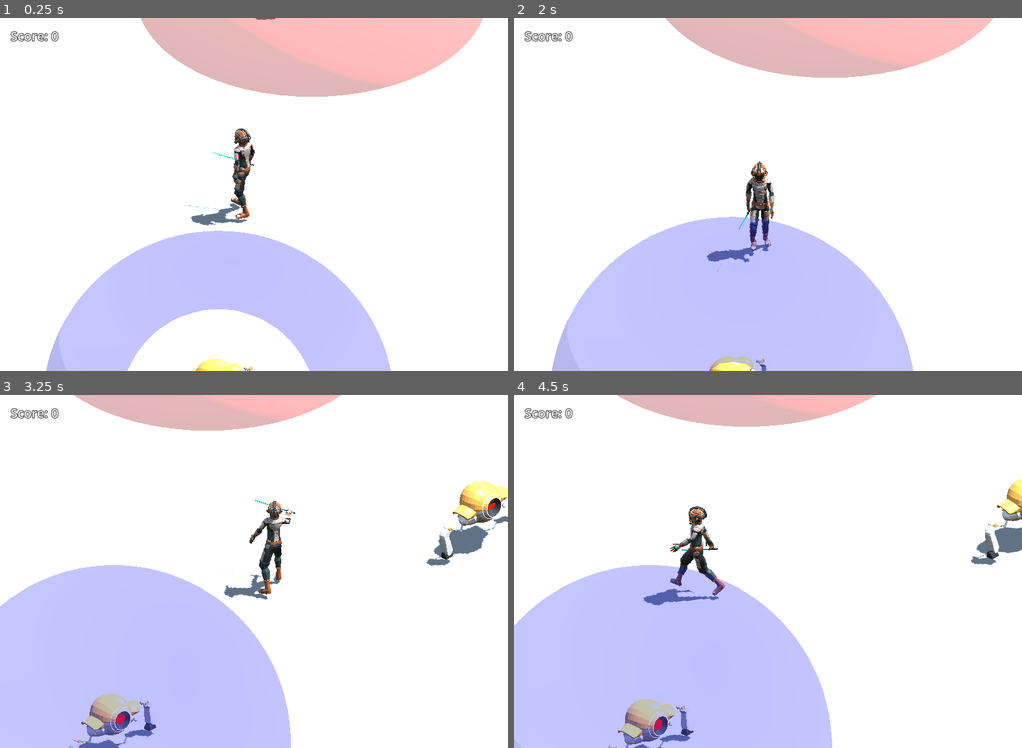
Above: before the commit, frames 1-4 (two rows, left to right).
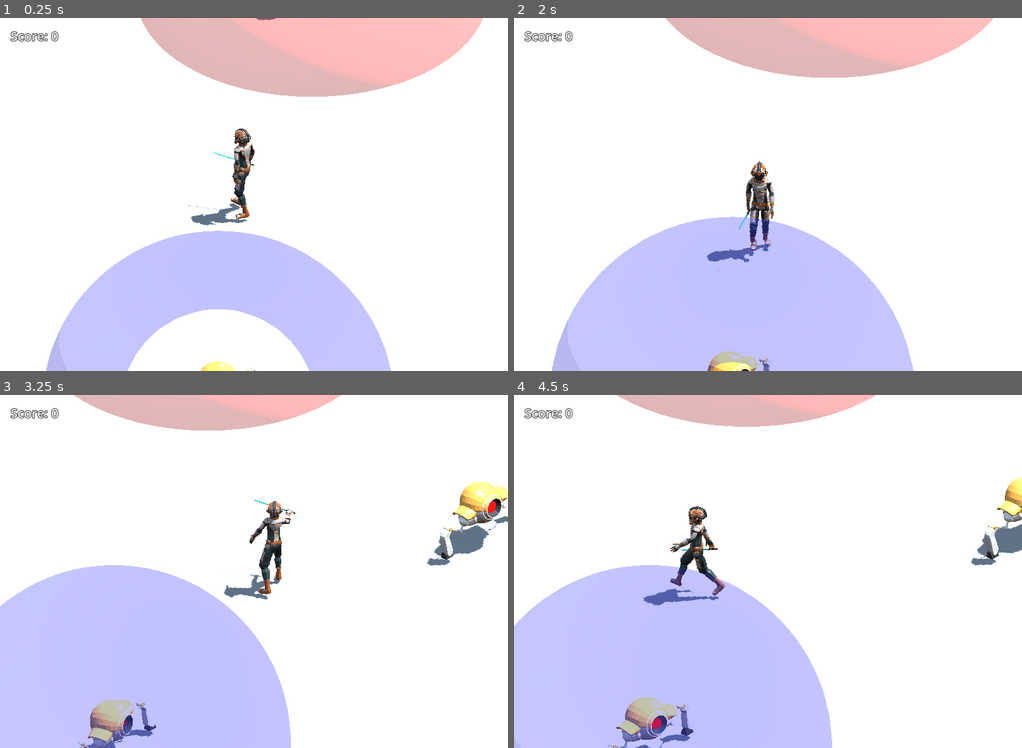
Above: after the commit, the same moments.

Repository: amhndu/chronos-rift
Game: Godot game, scene res://Main.tscn
Same seed, same stepped clock (60 frames per second), same inputs: the game is played once before the commit and once after it.
Inputs (mouse positions are in pixels of both pictures, inside the frame that each line leads up to):
- Up to frame 1 (0.25 s): no input
- Up to frame 2 (2 s): move the mouse to (879, 176) at 0.52 s; press the mouse at (879, 176) at 0.53 s; hold Right (move_right) 0.53-1.28 s; tap Space (jump) at 0.77, 1.52 s; move the mouse to (666, 212) at 1.27 s; release the mouse at (666, 212) at 1.28 s; hold Down (move_back) from 1.28 s (still down); tap Mouse wheel up (zoom_in) at 1.35 s
- Up to frame 3 (3.25 s): move the mouse to (304, 493) at 2.02 s; release Down (move_back) at 2.03 s; hold Right (move_right) 2.03-2.78 s; hold Mouse wheel down (zoom_out) 2.03-2.78 s; move the mouse to (228, 642) at 2.77 s; hold Up (move_forward) from 2.78 s (still down); click (228, 642) at 2.85 s; tap Space (jump) at 3.02 s
- Up to frame 4 (4.5 s): move the mouse to (920, 624) at 3.52 s; release Up (move_forward) at 3.53 s; hold Mouse wheel up (zoom_in) 3.53-4.28 s; hold Left (move_left) from 3.53 s (still down); tap Space (jump) at 3.77 s; move the mouse to (615, 518) at 4.27 s; tap Mouse wheel down (zoom_out) at 4.35 s

The runs differ from the first frame. In frame 1, 0.1% of the frame differs, in the area x 38-54%, y 0-100%; in frame 2, 0.3%; in frame 3, 1.4%, in the area x 13-100%, y 24-100%; in frame 4, 0.9%.

Commit message:
feat: reset mobs on restart

Diff:
--- a/Main.tscn
+++ b/Main.tscn
@@ -1,9 +1,10 @@
-[gd_scene load_steps=13 format=3 uid="uid://2y3ar4s86yra"]
+[gd_scene load_steps=14 format=3 uid="uid://2y3ar4s86yra"]
 
 [ext_resource type="Script" path="res://Main.gd" id="1"]
 [ext_resource type="PackedScene" uid="uid://ha0ar5s2c3m4" path="res://Mob.tscn" id="3"]
 [ext_resource type="Script" path="res://CameraFollow.gd" id="4_4ilyq"]
 [ext_resource type="Script" path="res://HUDManager.gd" id="5_cvawc"]
+[ext_resource type="Script" path="res://MobManager.gd" id="5_m56xj"]
 [ext_resource type="PackedScene" uid="uid://dw8gv18obpglk" path="res://PlayerAstronaut.tscn" id="5_ubv7w"]
 [ext_resource type="Script" path="res://GameManager.gd" id="6_lkn2a"]
 
@@ -95,6 +96,7 @@
 objectToFollowPath = NodePath("../../PlayerAstronaut")
 
 [node name="Mobs" type="Node" parent="."]
+script = ExtResource("5_m56xj")
 
 [node name="Mob" parent="Mobs" instance=ExtResource("3")]
 transform = Transform3D(1, 0, 0, 0, 1, 0, 0, 0, 1, 17.8336, 0, -12.5912)
@@ -153,5 +155,6 @@
 [connection signal="pressed" from="HUD/RestartButton" to="GameManager" method="on_restart_clicked"]
 [connection signal="game_end" from="GameManager" to="HUD" method="on_game_ended"]
 [connection signal="game_restart" from="GameManager" to="PlayerAstronaut" method="reset_player"]
+[connection signal="game_restart" from="GameManager" to="Mobs" method="on_game_restarted"]
 [connection signal="game_restart" from="GameManager" to="HUD" method="on_game_restarted"]
 [connection signal="score_update" from="GameManager" to="HUD" method="on_score_updated"]
--- a/Mob.gd
+++ b/Mob.gd
@@ -12,28 +12,11 @@
 @export var bodyCollider: CollisionShape3D
 
 var is_alive = true
+@onready var spawn_position = self.global_position
 
 # Called when the node enters the scene tree for the first time.
 func _ready():
-	animation_player.play("CharacterArmature|Idle")
-	animation_player.seek(randf_range(0, 2))
-	animation_player.speed_scale = time_scale
-
-
-	if time_scale == 1:
-		# no domain object
-		$Domain.hide()
-		#$Domain.monitorable = false
-	elif time_scale > 1:
-		# TODO: avoid copying mesh per object
-		$Domain/MeshInstance3D.mesh = $Domain/MeshInstance3D.mesh.duplicate()
-		$Domain/MeshInstance3D.mesh.material = $Domain/MeshInstance3D.mesh.material.duplicate()
-		$Domain/MeshInstance3D.mesh.material.albedo_color = Color(Color.RED, 0.3)
-	else:
-		$Domain/MeshInstance3D.mesh = $Domain/MeshInstance3D.mesh.duplicate()
-		$Domain/MeshInstance3D.mesh.material = $Domain/MeshInstance3D.mesh.material.duplicate()
-		$Domain/MeshInstance3D.mesh.material.albedo_color = Color(Color.BLUE, 0.3)
-
+	reset()
 
 func _physics_process(delta: float) -> void:
 	if !is_alive:
@@ -79,4 +62,30 @@
 	is_alive = false
 	animation_player.play("CharacterArmature|Death")
 	await get_tree().create_timer(0.7).timeout
-	queue_free()
+	#queue_free()
+	self.visible = false
+	#TODO Fix hacky way of disabling mob along with all colliders
+	self.global_position = Vector3(9999, 9999, 9999)
+	animation_player.stop()
+
+func reset():
+	animation_player.play("CharacterArmature|Idle")
+	animation_player.seek(randf_range(0, 2))
+	animation_player.speed_scale = time_scale
+
+	if time_scale == 1:
+		# no domain object
+		$Domain.hide()
+		#$Domain.monitorable = false
+	elif time_scale > 1:
+		# TODO: avoid copying mesh per object
+		$Domain/MeshInstance3D.mesh = $Domain/MeshInstance3D.mesh.duplicate()
+		$Domain/MeshInstance3D.mesh.material = $Domain/MeshInstance3D.mesh.material.duplicate()
+		$Domain/MeshInstance3D.mesh.material.albedo_color = Color(Color.RED, 0.3)
+	else:
+		$Domain/MeshInstance3D.mesh = $Domain/MeshInstance3D.mesh.duplicate()
+		$Domain/MeshInstance3D.mesh.material = $Domain/MeshInstance3D.mesh.material.duplicate()
+		$Domain/MeshInstance3D.mesh.material.albedo_color = Color(Color.BLUE, 0.3)
+	self.global_position = spawn_position
+	is_alive = true
+	self.visible = true
--- /dev/null
+++ b/MobManager.gd
@@ -0,0 +1,5 @@
+extends Node
+
+func on_game_restarted():
+	for child in get_children():
+		child.reset()
